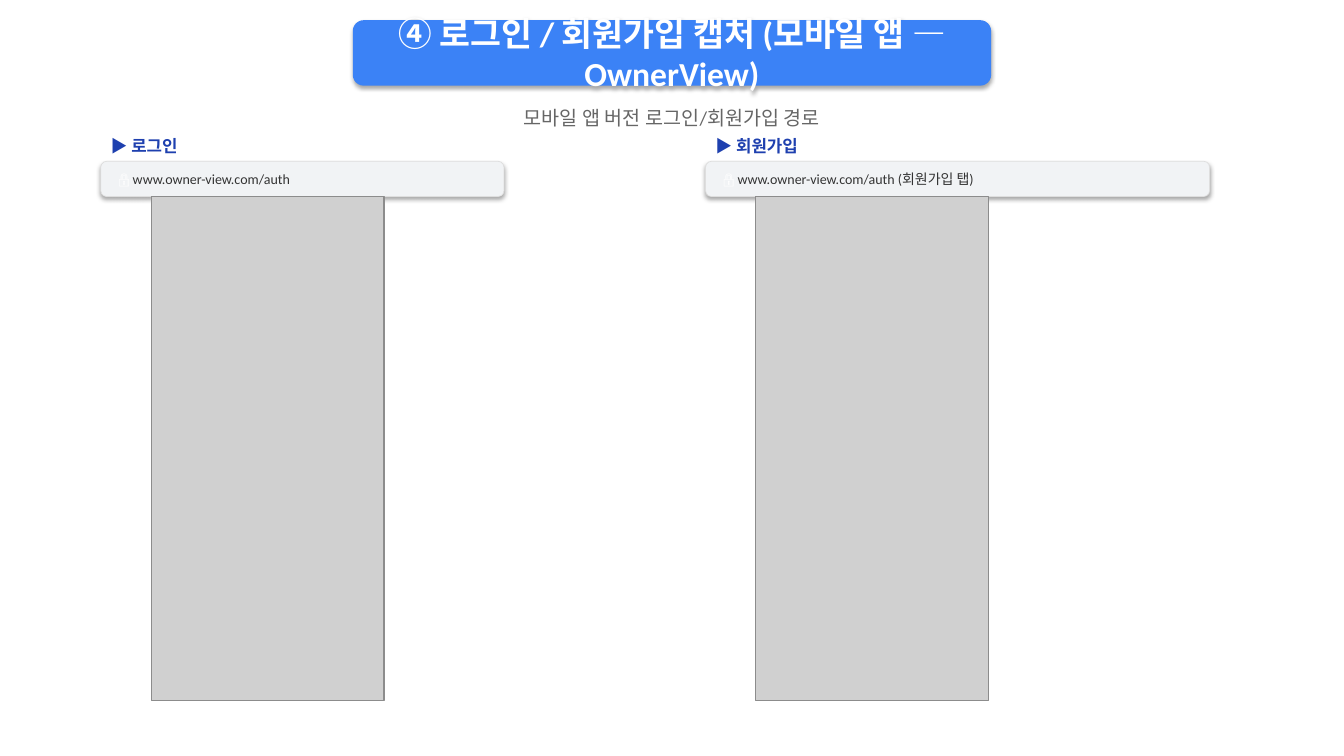
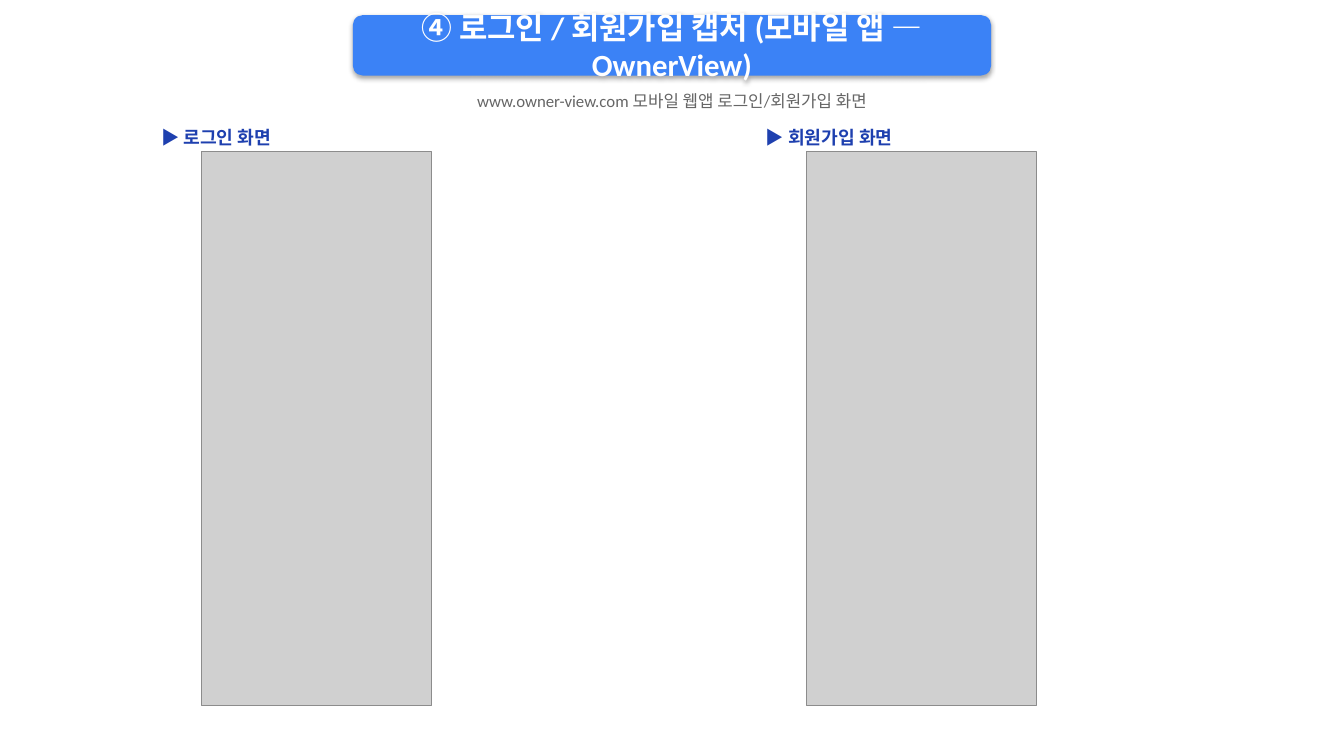
Before and after one commit to motiveinno-jpg/motive-team, a slide deck: slide 5 of whistle-ai-payment-path.pptx. Drawn at 1344x756 pixels with LibreOffice and Linux fonts; fonts in the diff are those of the drawing; grey boxes stand for pictures. Boxes give left, top, right and bottom in pixels: in the first picture for what was removed or moved away, otherwise in the second. Text is boxed around its words. In the diff, an @@ line names an element or a change of style, - is before the commit and + after.

```diff
--- a/whistle-ai-payment-path.pptx
+++ b/whistle-ai-payment-path.pptx
@@ rounded rectangle "④ 로그인 / 회원가입 캡처 ...": place and size @@
-rounded rectangle "④ 로그인 / 회원가입 캡처 ..." at box(353, 20, 991, 86)
+rounded rectangle "④ 로그인 / 회원가입 캡처 ..." at box(353, 15, 991, 76)
@@ rounded rectangle "④ 로그인 / 회원가입 캡처 ..." at box(353, 15, 991, 76): size 24 to 22 pt @@
@@ text at box(477, 93, 867, 109): text changed; size 14 to 12 pt @@
-모바일 앱 버전 로그인/회원가입 경로
+www.owner-view.com 모바일 웹앱 로그인/회원가입 화면
@@ text at box(183, 128, 271, 146): text changed; size 12 to 13 pt @@
-▶ 로그인
+▶ 로그인 화면
@@ text at box(788, 128, 892, 146): text changed; size 12 to 13 pt @@
-▶ 회원가입
+▶ 회원가입 화면
@@ rounded rectangle removed at box(101, 161, 504, 197) @@
-🔒 www.owner-view.com/auth
@@ picture: place and size @@
-picture at box(151, 197, 384, 701)
+picture at box(202, 151, 432, 706)
@@ rounded rectangle removed at box(706, 161, 1210, 197) @@
-🔒 www.owner-view.com/auth (회원가입 탭)
@@ picture: place and size @@
-picture at box(756, 197, 989, 701)
+picture at box(807, 151, 1036, 706)
```
Also in this commit, not shown: 8 other slides changed.
